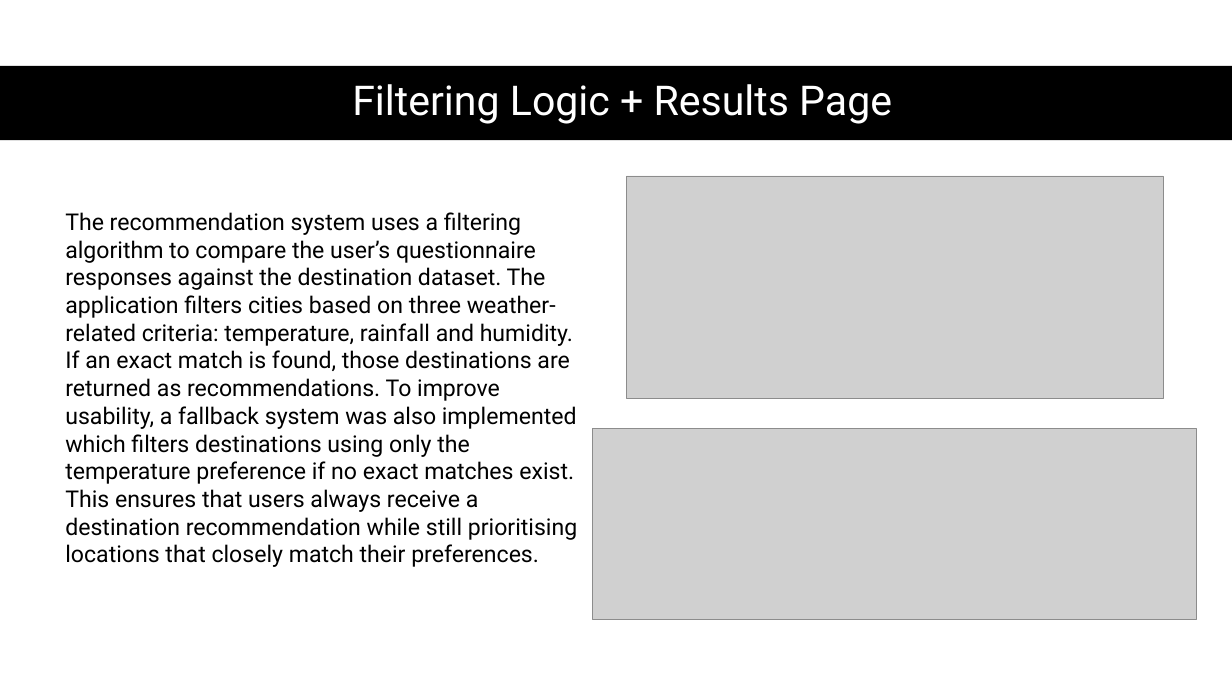
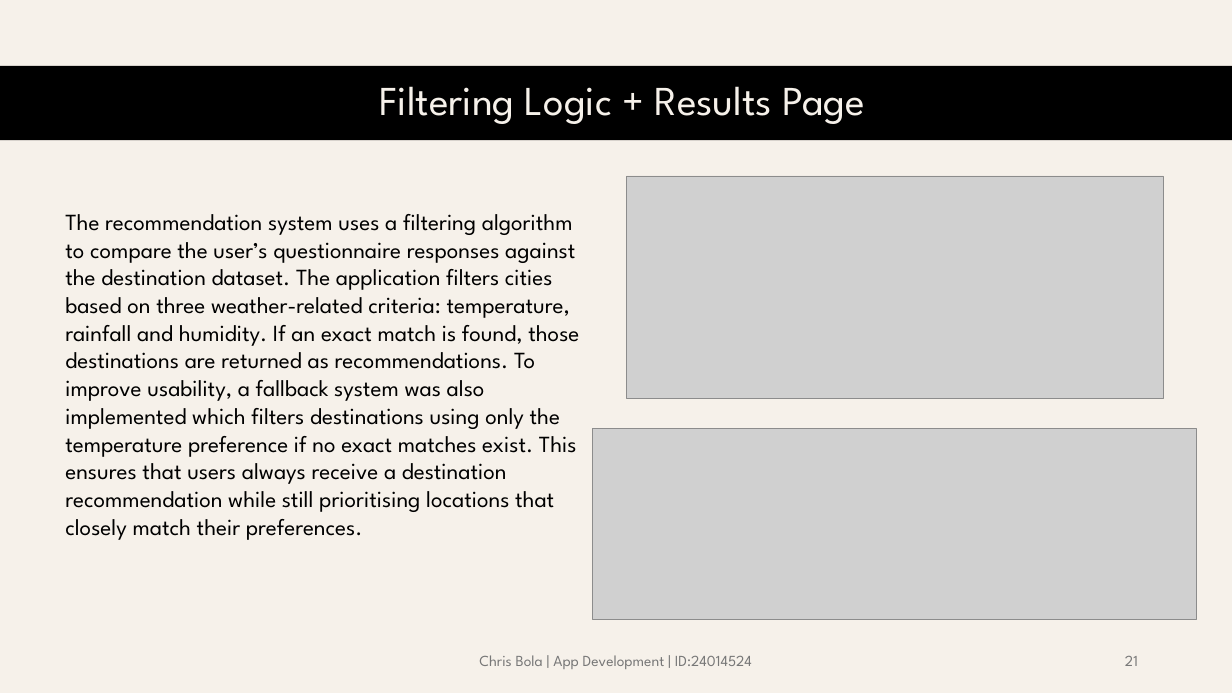
Before and after one commit to lghtson/ADS-2025, a slide deck: slide 21 of Holiday Planner.pptx (slide 23 before the commit). Drawn at 1232x693 pixels with LibreOffice and Linux fonts; fonts in the diff are those of the drawing; grey boxes stand for pictures. Boxes give left, top, right and bottom in pixels: in the first picture for what was removed or moved away, otherwise in the second. Text is boxed around its words. In the diff, an @@ line names an element or a change of style, - is before the commit and + after.

```diff
--- a/Holiday Planner.pptx
+++ b/Holiday Planner.pptx
@@ background #FFFFFF to #F6F1EA @@
@@ title "Filtering Logic + Results Page" at bbox=[379, 86, 865, 124]: font Roboto to League Spartan, text colour #FFFFFF to #F6F1EA @@
@@ text "The recommendation system uses a ..." at bbox=[65, 214, 579, 540]: font Roboto to League Spartan @@
@@ text added at bbox=[479, 655, 752, 669], 12 pt, text #797979 @@
+Chris Bola | App Development | ID:24014524
@@ page number added at bbox=[1125, 656, 1138, 666], 12 pt, text #797979 @@
+21
```
Also in this commit, not shown: 25 other slides changed, 4 slides added, 6 slides removed, 4 other files.
